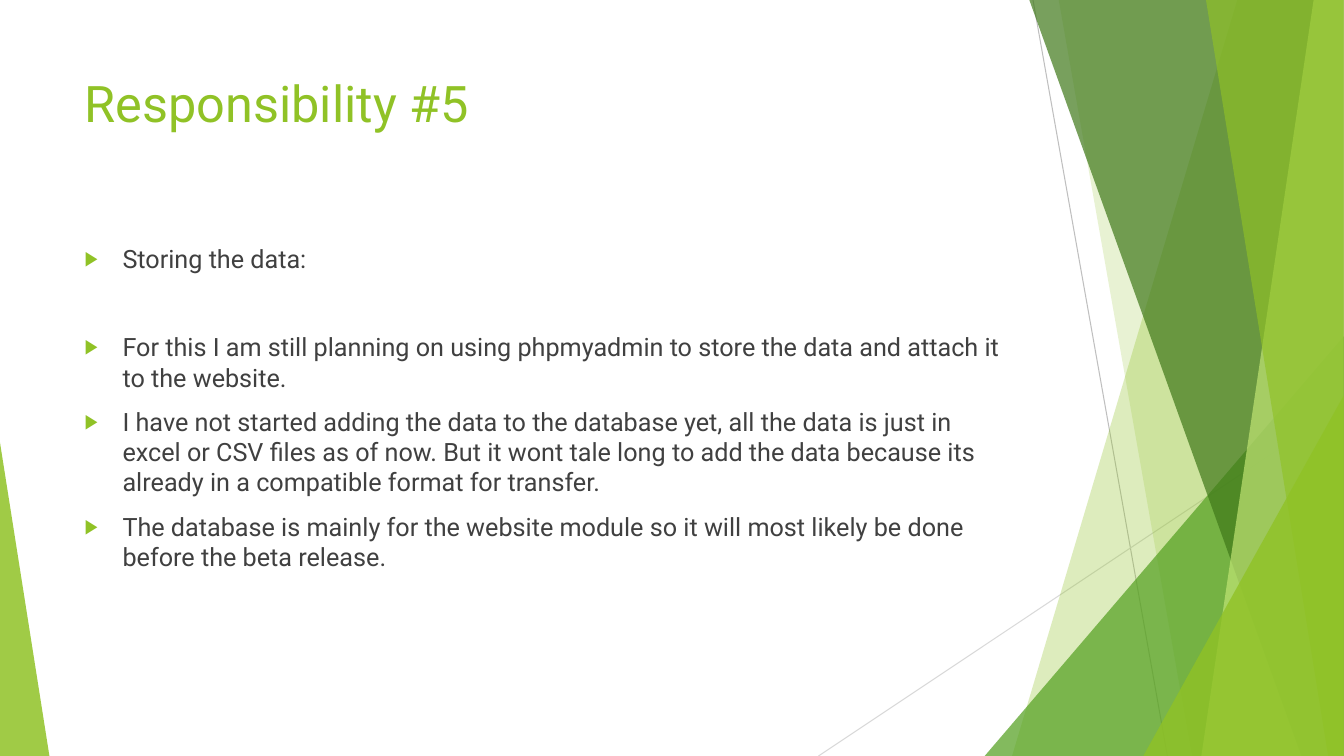
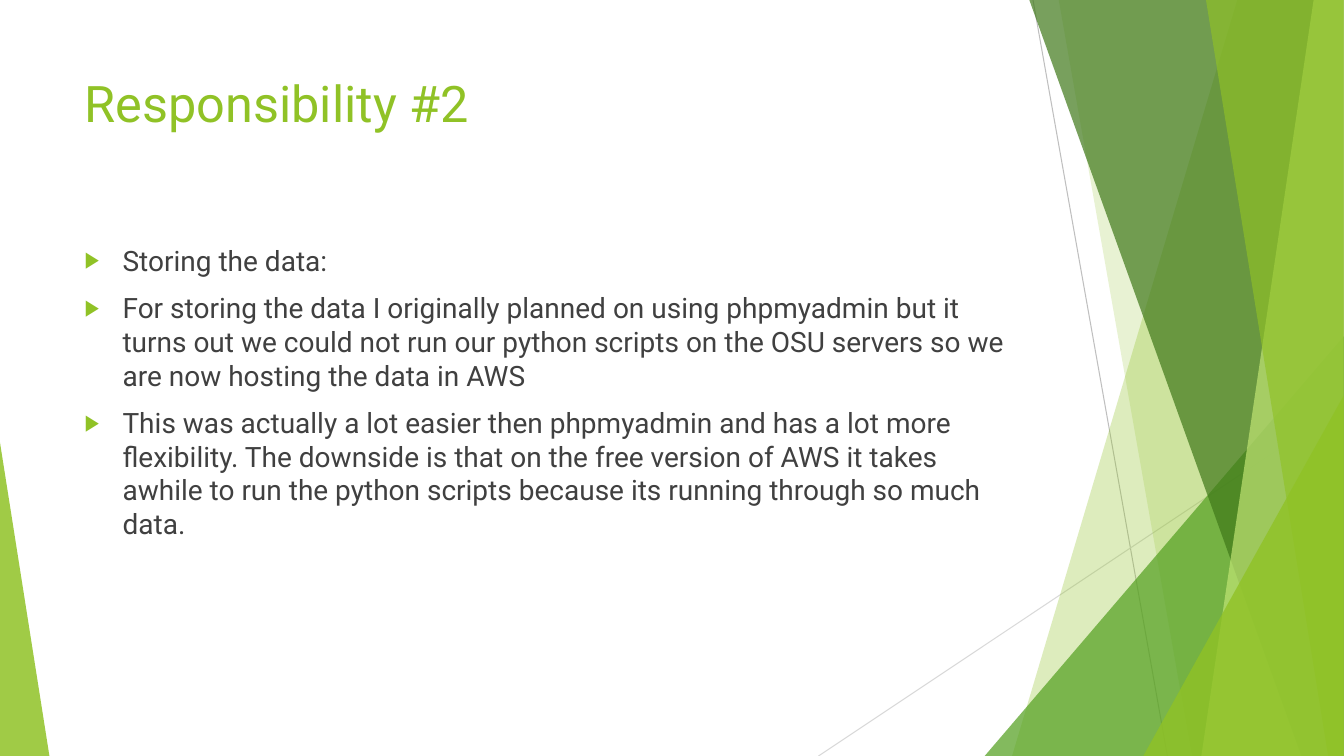
Before and after one commit to AlexDCraig/senior-capstone-project, a slide deck: slide 19 of FinalWinterTermProgressReport/FinalWinterTermDemo.pptx (slide 18 before the commit). Drawn at 1344x756 pixels with LibreOffice and Linux fonts; fonts in the diff are those of the drawing. Boxes give left, top, right and bottom in pixels: in the first picture for what was removed or moved away, otherwise in the second. Text is boxed around its words. In the diff, an @@ line names an element or a change of style, - is before the commit and + after.

```diff
--- a/FinalWinterTermProgressReport/FinalWinterTermDemo.pptx
+++ b/FinalWinterTermProgressReport/FinalWinterTermDemo.pptx
@@ title at box(85, 84, 468, 133): text changed @@
-Responsibility #5
+Responsibility #2
@@ text at box(123, 250, 327, 277): size 18 to 20 pt in "Storing the data:" @@
@@ text at box(123, 297, 1004, 535): text changed; size 18 to 20 pt @@
-▶ For this I am still planning on using phpmyadmin to store the data and attach it to the website.
-▶ I have not started adding the data to the database yet, all the data is just in excel or CSV files as of now. But it wont tale long to add the data because its already in a compatible format for transfer.
-▶ The database is mainly for the website module so it will most likely be done before the beta release.
+▶ For storing the data I originally planned on using phpmyadmin but it turns out we could not run our python scripts on the OSU servers so we are now hosting the data in AWS
+▶ This was actually a lot easier then phpmyadmin and has a lot more flexibility. The downside is that on the free version of AWS it takes awhile to run the python scripts because its running through so much data.
```
Also in this commit, not shown: 2 other slides changed, 4 slides added.
